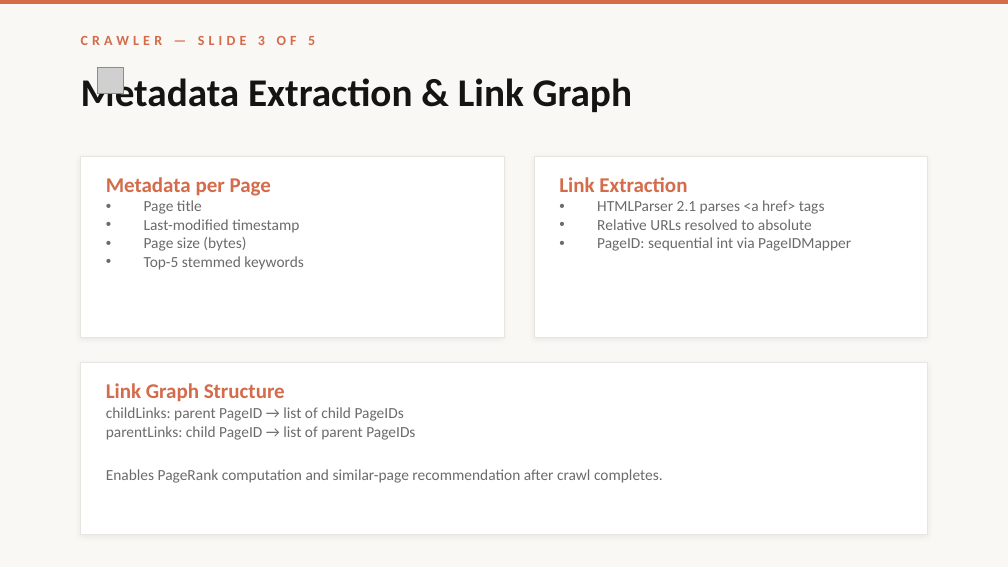
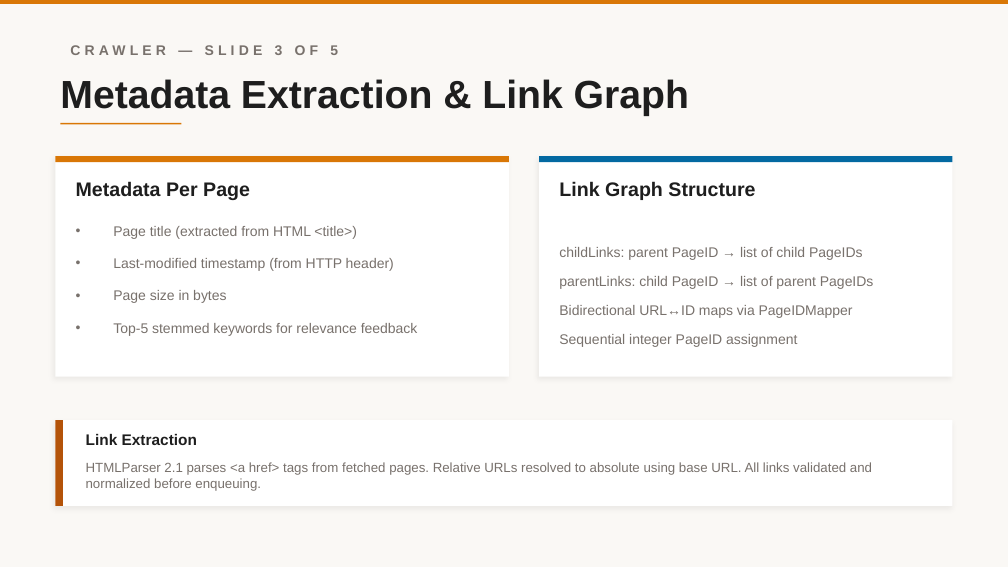
Before and after one commit to Kane-LI-0114/search-engine-project, a slide deck: slide 9 of CSIT5930_Search_Engine_New.pptx. Drawn at 1008x567 pixels with LibreOffice and Linux fonts; fonts in the diff are those of the drawing; grey boxes stand for pictures. Boxes give left, top, right and bottom in pixels: in the first picture for what was removed or moved away, otherwise in the second. Text is boxed around its words. In the diff, an @@ line names an element or a change of style, - is before the commit and + after.

```diff
--- a/CSIT5930_Search_Engine_New.pptx
+++ b/CSIT5930_Search_Engine_New.pptx
@@ rectangle at [0, 0, 1008, 4]: fill #D46B4A to #D97706 @@
@@ text "CRAWLER — SLIDE 3 OF ...": place and size @@
-text "CRAWLER — SLIDE 3 OF ..." at [81, 36, 315, 45]
+text "CRAWLER — SLIDE 3 OF ..." at [70, 45, 338, 55]
@@ text "CRAWLER — SLIDE 3 OF ..." at [70, 45, 338, 55]: font Calibri to Arial, text colour #D46B4A to #78716C @@
@@ text "Metadata Extraction & Link Graph": place and size @@
-text "Metadata Extraction & Link Graph" at [81, 73, 632, 112]
+text "Metadata Extraction & Link Graph" at [60, 79, 689, 116]
@@ text "Metadata Extraction & Link Graph" at [60, 79, 689, 116]: font Calibri to Arial, text colour #141413 to #1E1E1E @@
@@ oval removed at [91, 60, 131, 101] @@
@@ picture removed at [98, 68, 124, 94] @@
@@ rectangle added at [60, 123, 181, 124], fill #D97706 @@
@@ rectangle: place and size @@
-rectangle at [81, 156, 504, 338]
+rectangle at [55, 156, 509, 162]
@@ rectangle at [55, 156, 509, 162]: fill #FFFFFF to #D97706; outline #E8E5E0 0.5 pt to none; shadow off @@
@@ rectangle added at [55, 156, 509, 377], fill #FFFFFF @@
@@ text "Metadata Per Page" at [76, 181, 250, 200]: vertical alignment top to middle @@
@@ rectangle at [539, 156, 953, 377]: outline #E8E5E0 0.5 pt to none; shadow changed @@
@@ rectangle: place and size @@
-rectangle at [534, 156, 927, 338]
+rectangle at [539, 156, 953, 377]
@@ rectangle added at [539, 156, 953, 162], fill #0369A1 @@
@@ text removed at [559, 177, 851, 251] @@
-Link Extraction
-• HTMLParser 2.1 parses <a href> tags
-• Relative URLs resolved to absolute
-• PageID: sequential int via PageIDMapper
@@ text at [76, 181, 250, 200]: text changed; size 11 to 14 pt; font Calibri to Arial; text colour #6B6B6B to #1E1E1E; bold on @@
-Metadata per Page
-• Page title
-• Last-modified timestamp
-• Page size (bytes)
-• Top-5 stemmed keywords
+Metadata Per Page
@@ text added at [559, 181, 755, 200], 14 pt, text #1E1E1E, bold @@
+Link Graph Structure
@@ text added at [113, 226, 357, 239], 10 pt, text #78716C @@
+• Page title (extracted from HTML <title>)
@@ text added at [113, 258, 394, 271], 10 pt, text #78716C @@
+• Last-modified timestamp (from HTTP header)
@@ text added at [559, 247, 874, 347], 10 pt, text #78716C @@
+childLinks: parent PageID → list of child PageIDs
+parentLinks: child PageID → list of parent PageIDs
+Bidirectional URL↔ID maps via PageIDMapper
+Sequential integer PageID assignment
@@ text added at [113, 290, 226, 303], 10 pt, text #78716C @@
+• Page size in bytes
@@ text added at [113, 323, 418, 336], 10 pt, text #78716C @@
+• Top-5 stemmed keywords for relevance feedback
@@ text removed at [106, 383, 663, 483] @@
-Link Graph Structure
-childLinks: parent PageID → list of child PageIDs
-parentLinks: child PageID → list of parent PageIDs
-Enables PageRank computation and similar-page recommendation after crawl completes.
@@ rectangle: place and size @@
-rectangle at [81, 363, 927, 534]
+rectangle at [55, 420, 953, 506]
@@ rectangle at [55, 420, 953, 506]: outline #E8E5E0 0.5 pt to none; shadow changed @@
@@ rectangle added at [55, 420, 62, 506], fill #B45309 @@
@@ text added at [86, 434, 197, 445], 11 pt, text #1E1E1E, bold @@
+Link Extraction
@@ text added at [86, 462, 872, 491], 9.5 pt, text #78716C @@
+HTMLParser 2.1 parses <a href> tags from fetched pages. Relative URLs resolved to absolute using base URL. All links validated and normalized before enqueuing.
```
Also in this commit, not shown: 16 other slides changed, 1 slide added, 1 slide removed, 2 other files.
